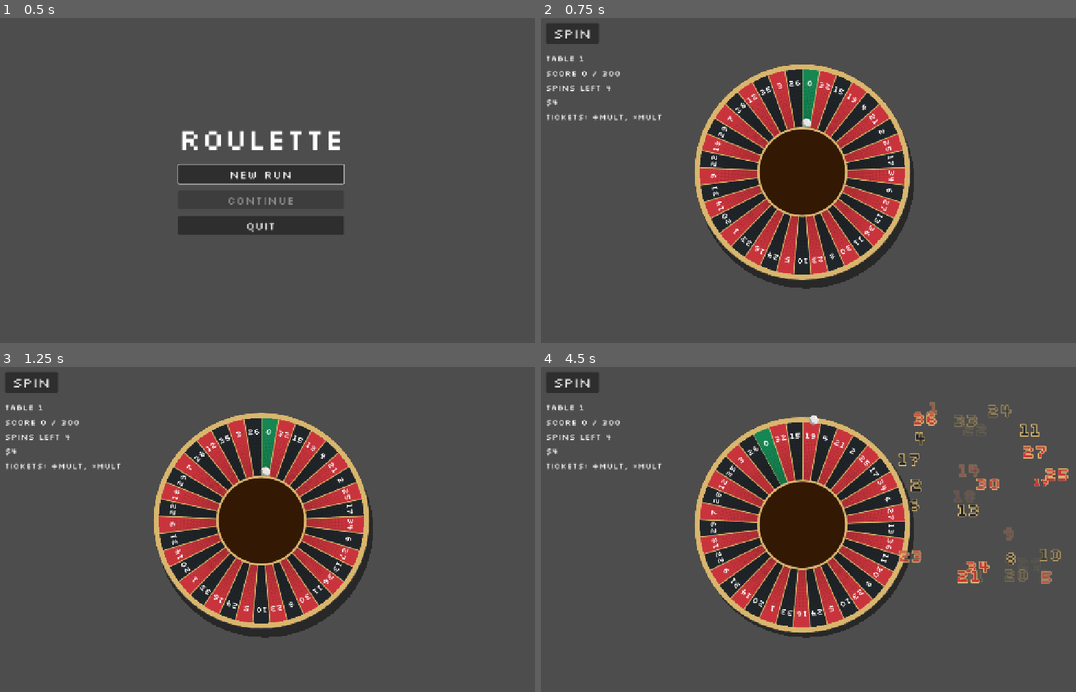
Above: before the commit, frames 1-4 (two rows, left to right).
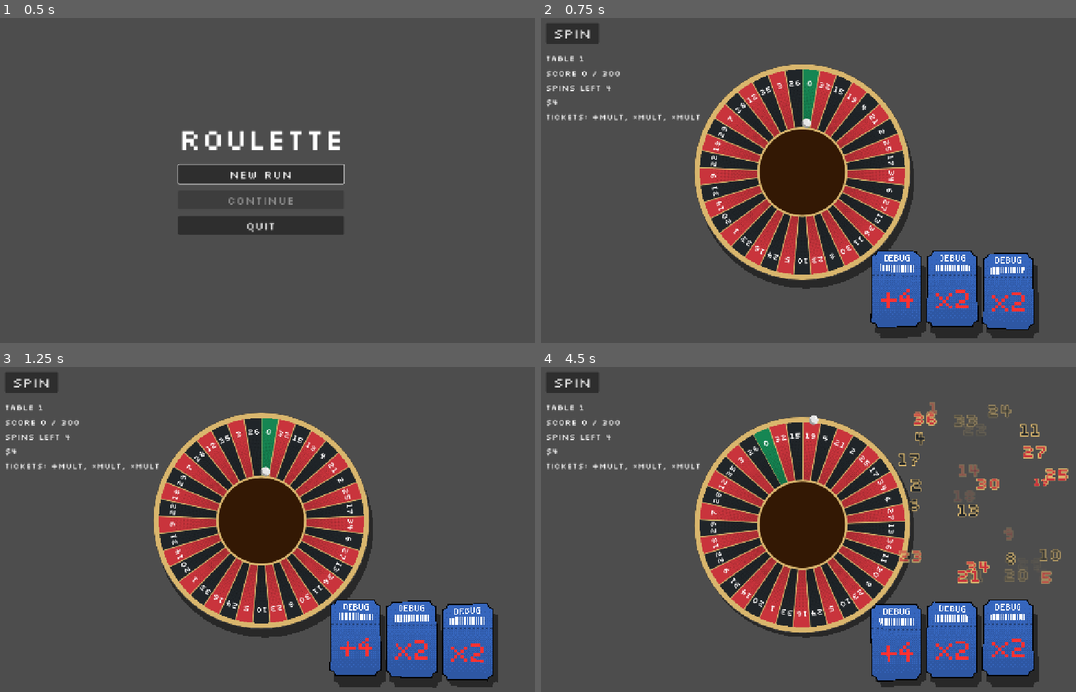
Above: after the commit, the same moments.

Repository: ross-ca/roulette-wheel
Game: Godot game, scene res://scenes/main_menu/main_menu.tscn
The game is run twice, just before and just after one commit, with the same random seed, the same clock (stepped at 60 frames per second) and the same inputs.
Inputs (mouse positions are in pixels of both pictures, inside the frame that each line leads up to):
- Up to frame 1 (0.5 s): no input
- Up to frame 2 (0.75 s): click "New run" at 0.5 s
- Up to frame 3 (1.25 s): no input
- Up to frame 4 (4.5 s): click "Spin" at 1.25 s; click "Spin" at 2 s; click "Spin" at 2.75 s; move the mouse to (920, 510) at 3.52 s; click (920, 510) at 3.67 s; drag from (690, 542) to (776, 594) at 4.27 s

Frame 1 is identical in both runs. In frame 2, 8.0% of the frame differs, in the area x 22-94%, y 29-99%; in frame 3, 7.9%; in frame 4, 7.9%.

Commit message:
Ticket database and ordering handling

Diff:
--- a/scenes/card/card.gd
+++ b/scenes/card/card.gd
@@ -1,6 +1,10 @@
+class_name Card
 extends TextureRect
 ## A card that tilts in 3D towards the cursor while hovered, using card_tilt.gdshader.
 ## Instance card.tscn and set `texture`; leave scale/position to the parent scene.
+
+## The ticket this card shows. The ticket owns the data; the card only displays it.
+var ticket: Ticket
 
 ## Tilt in degrees when the cursor is at the edge of the card.
 @export_range(0.0, 60.0, 0.5) var max_tilt: float = 6.0
@@ -11,13 +15,13 @@
 @export_range(1.0, 1.5, 0.01) var hover_scale: float = 1.06
 ## How quickly the scale springs to and from the hover scale (the spring's angular
 ## frequency, rad/s). Higher is snappier.
-@export var hover_scale_speed: float = 14.0
+@export var hover_scale_speed: float = 50.0
 ## Damping of that spring. Below 1 the scale overshoots and settles back, lower is bouncier;
 ## 1 or more settles with no overshoot.
-@export_range(0.05, 2.0, 0.01) var hover_scale_damping: float = 0.45
+@export_range(0.05, 2.0, 0.01) var hover_scale_damping: float = 0.3
 
 ## Played through the Audio autoload when the cursor enters the card. Leave empty for silence.
-@export var hover_sound: AudioStream = preload("res://assets/audio/sfx/bubble_pop.wav")
+@export var hover_sound: AudioStream = preload("res://assets/audio/sfx/paper_shuffle.wav")
 @export_range(-40.0, 6.0, 0.5) var hover_sound_volume_db: float = -8.0
 ## Each play is pitched randomly within this fraction of normal, so repeats don't sound identical.
 @export_range(0.0, 0.3, 0.005) var hover_sound_pitch_variance: float = 0.05
@@ -43,6 +47,13 @@
 var _hover_amount := 0.0 # sprung towards 1 while hovered; overshoots 0..1 when underdamped
 var _hover_velocity := 0.0
 var _tilt := Vector2.ZERO # (x_rot, y_rot) in degrees, as passed to the shader
+
+
+## Shows `new_ticket`. Call before the card enters the tree, or again to refresh after the
+## ticket's values change.
+func setup(new_ticket: Ticket) -> void:
+	ticket = new_ticket
+	texture = ticket.icon
 
 
 func _ready() -> void:
--- a/scenes/card_container/card_container.gd
+++ b/scenes/card_container/card_container.gd
@@ -1,4 +1,5 @@
 @tool
+class_name CardContainer
 extends Container
 ## Lays its children (cards) out in a horizontal row, accounting for each child's scale.
 ## Unlike HBoxContainer, which ignores scale, so scaled cards would overlap or leave gaps.
@@ -6,6 +7,8 @@
 
 ## Emitted after a drag ends with the cards in a different order than they started.
 signal order_changed
+
+const CARD_SCENE := preload("res://scenes/card/card.tscn")
 
 enum Alignment { BEGIN, CENTER, END }
 
@@ -43,6 +46,26 @@
 var _targets := {} # Control -> Vector2, the position its slot wants
 var _phase_index := {} # Control -> int, fixed when a card is first seen
 var _next_phase_index := 0
+
+
+## Replaces the cards with one per ticket, in order.
+func set_tickets(tickets: Array[Ticket]) -> void:
+	for child in get_children():
+		remove_child(child) # out of the tree now, so _cards() doesn't see it before it's freed
+		child.queue_free()
+	for ticket in tickets:
+		var card: Card = CARD_SCENE.instantiate()
+		card.setup(ticket)
+		add_child(card)
+
+
+## The tickets of the cards, in their current left-to-right order.
+func get_tickets() -> Array[Ticket]:
+	var tickets: Array[Ticket] = []
+	for card in _cards():
+		if card is Card:
+			tickets.append(card.ticket)
+	return tickets
 
 
 func _ready() -> void:
--- a/scenes/game/game.gd
+++ b/scenes/game/game.gd
@@ -3,6 +3,7 @@
 
 const SAVE_PATH := "user://run.tres"
 const STARTING_MONEY := 4
+const TICKET_DATABASE := preload("res://scenes/modifiers/ticket_database.tres")
 
 var run: RunState
 ## How the last run ended, for the main menu to show. Empty if no run has ended this session.
@@ -18,12 +19,7 @@
 	run.rng.seed = rng_seed
 	run.money = STARTING_MONEY
 	run.pockets = Pocket.european_layout()
-	# Starter tickets until the shop sells them. Swapping their order changes the score.
-	var plus_mult := AddMultTicket.new()
-	plus_mult.amount = 4.0
-	var times_mult := MultiplyMultTicket.new()
-	times_mult.factor = 2.0
-	run.tickets = [plus_mult, times_mult]
+	run.tickets = TICKET_DATABASE.create_starters()
 
 
 func has_save() -> bool:
--- a/scenes/modifiers/ticket.gd
+++ b/scenes/modifiers/ticket.gd
@@ -3,4 +3,12 @@
 ## Our version of jokers. The player holds them in `RunState.tickets`, and their order there is the
 ## order they trigger in.
 
+## Stable name used to look the ticket up in the TicketDatabase.
+@export var id: StringName = &""
 @export var price: int = 4
+
+
+## What the ticket does, with its current values filled in. Subclasses override this so the
+## numbers come from the same fields the hooks use.
+func get_description() -> String:
+	return ""
--- /dev/null
+++ b/scenes/modifiers/ticket_database.gd
@@ -0,0 +1,27 @@
+class_name TicketDatabase
+extends Resource
+## Every ticket the game knows about, and the ones a new run starts with. Edit
+## ticket_database.tres in the inspector: drag ticket .tres files into `tickets`, then into
+## `starter_tickets`. Entries are templates, so hand out copies with `create()`.
+
+## Every ticket that can appear in a run (shop stock, rewards, starters).
+@export var tickets: Array[Ticket] = []
+## What a new run starts with, in order (order is a mechanic).
+@export var starter_tickets: Array[Ticket] = []
+
+
+## A fresh copy of the ticket with this `id`, or null if there isn't one.
+func create(id: StringName) -> Ticket:
+	for ticket in tickets:
+		if ticket.id == id:
+			return ticket.duplicate(true)
+	push_error("No ticket with id '%s' in the ticket database." % id)
+	return null
+
+
+## Fresh copies of the starter tickets.
+func create_starters() -> Array[Ticket]:
+	var result: Array[Ticket] = []
+	for ticket in starter_tickets:
+		result.append(ticket.duplicate(true))
+	return result
--- /dev/null
+++ b/scenes/modifiers/ticket_database.tres
@@ -0,0 +1,11 @@
+[gd_resource type="Resource" script_class="TicketDatabase" format=3 uid="uid://bss7aauwaac28"]
+
+[ext_resource type="Script" uid="uid://d2oxrboyv3b7u" path="res://scenes/modifiers/ticket_database.gd" id="1_script"]
+[ext_resource type="Script" uid="uid://jfbvvk61rjco" path="res://scenes/modifiers/ticket.gd" id="2_3agre"]
+[ext_resource type="Resource" uid="uid://cvipe10c7kv5y" path="res://scenes/modifiers/tickets/plus_mult.tres" id="2_plus"]
+[ext_resource type="Resource" uid="uid://cb72fgm1hl5y" path="res://scenes/modifiers/tickets/times_mult.tres" id="3_times"]
+
+[resource]
+script = ExtResource("1_script")
+tickets = Array[ExtResource("2_3agre")]([ExtResource("2_plus"), ExtResource("3_times")])
+starter_tickets = Array[ExtResource("2_3agre")]([ExtResource("2_plus"), ExtResource("3_times"), ExtResource("3_times")])
--- a/scenes/modifiers/tickets/add_mult_ticket.gd
+++ b/scenes/modifiers/tickets/add_mult_ticket.gd
@@ -9,6 +9,10 @@
 	display_name = "+Mult"
 
 
+func get_description() -> String:
+	return "+%s mult" % amount
+
+
 func modify_score(_run: RunState, ctx: ScoreContext) -> void:
 	ctx.mult += amount
 	ctx.add_trace(self, "+%s mult" % amount)
--- a/scenes/modifiers/tickets/multiply_mult_ticket.gd
+++ b/scenes/modifiers/tickets/multiply_mult_ticket.gd
@@ -9,6 +9,10 @@
 	display_name = "×Mult"
 
 
+func get_description() -> String:
+	return "×%s mult" % factor
+
+
 func modify_score(_run: RunState, ctx: ScoreContext) -> void:
 	ctx.mult *= factor
 	ctx.add_trace(self, "×%s mult" % factor)
--- /dev/null
+++ b/scenes/modifiers/tickets/plus_mult.tres
@@ -0,0 +1,9 @@
+[gd_resource type="Resource" script_class="AddMultTicket" format=3 uid="uid://cvipe10c7kv5y"]
+
+[ext_resource type="Texture2D" uid="uid://cbsa1y5pxp5x7" path="res://assets/textures/tickets/plusMult.png" id="1_kwabw"]
+[ext_resource type="Script" uid="uid://cqtk00mv18xq6" path="res://scenes/modifiers/tickets/add_mult_ticket.gd" id="1_script"]
+
+[resource]
+script = ExtResource("1_script")
+display_name = "+Mult"
+icon = ExtResource("1_kwabw")
--- /dev/null
+++ b/scenes/modifiers/tickets/times_mult.tres
@@ -0,0 +1,9 @@
+[gd_resource type="Resource" script_class="MultiplyMultTicket" format=3 uid="uid://cb72fgm1hl5y"]
+
+[ext_resource type="Texture2D" uid="uid://8tpfayhkeaok" path="res://assets/textures/tickets/multiplyMult.png" id="1_nsrms"]
+[ext_resource type="Script" uid="uid://gc2ayvutf7y3" path="res://scenes/modifiers/tickets/multiply_mult_ticket.gd" id="1_script"]
+
+[resource]
+script = ExtResource("1_script")
+display_name = "×Mult"
+icon = ExtResource("1_nsrms")
--- a/scenes/play/play.gd
+++ b/scenes/play/play.gd
@@ -25,12 +25,20 @@
 
 @onready var _wheel := $SubViewport/RouletteWheel
 @onready var _hud := $HUD
+@onready var _cards: CardContainer = $CardContainer
 
 
 ## Called by the runner before the scene enters the tree.
 func setup(run: RunState, step: RunStep) -> void:
 	_run = run
 	_step = step
+
+
+# Dragging cards reorders the tickets, and ticket order is a mechanic.
+func _on_cards_order_changed() -> void:
+	_run.tickets = _cards.get_tickets()
+	Game.save_run()
+	_hud.show_round(_run, _step)
 
 
 func _ready() -> void:
@@ -52,6 +60,9 @@
 		_run.current_round.spins_left = Modifiers.spins_per_round(_run)
 		Modifiers.notify(_run, &"round_started", [_run.current_round])
 		Game.save_run()
+
+	_cards.set_tickets(_run.tickets)
+	_cards.order_changed.connect(_on_cards_order_changed)
 
 	_hud.show_round(_run, _step)
 	# A save made after the last spin resumes straight into the result.
--- a/scenes/play/play.tscn
+++ b/scenes/play/play.tscn
@@ -2,7 +2,7 @@
 
 [ext_resource type="Script" uid="uid://xa0eqgxh8kan" path="res://scenes/play/play.gd" id="1_h2yge"]
 [ext_resource type="PackedScene" uid="uid://chkvs2klsp6me" path="res://scenes/wheel/roulette_wheel.tscn" id="1_ig7tw"]
-[ext_resource type="Shader" uid="uid://bhnaj174ofi68" path="res://scenes/wheel/wheelShader.gdshader" id="2_0xm2m"]
+[ext_resource type="Shader" uid="uid://bhnaj174ofi68" path="res://scenes/wheel/wheel_shader.gdshader" id="2_0xm2m"]
 [ext_resource type="PackedScene" uid="uid://dfblr6s3i4487" path="res://scenes/hud/hud.tscn" id="2_1bvp3"]
 [ext_resource type="PackedScene" path="res://scenes/card_container/card_container.tscn" id="5_b1x3f"]
 
Renamed: assets/textures/beer.png -> assets/textures/tickets/beer.png
Not shown, changed: assets/textures/tickets/beer.png.import
Renamed: assets/textures/cherry.png -> assets/textures/tickets/cherry.png
Not shown, added: assets/textures/tickets/cherry.png.import
Renamed: assets/textures/cigarettes.png -> assets/textures/tickets/cigarettes.png
Not shown, changed: assets/textures/tickets/cigarettes.png.import
Renamed: assets/textures/membershipCard.png -> assets/textures/tickets/membershipCard.png
Not shown, added: assets/textures/tickets/membershipCard.png.import
Binary file added: assets/textures/tickets/multiplyMult.png
Not shown, changed: assets/textures/tickets/multiplyMult.png.import
Binary file added: assets/textures/tickets/plusMult.png
Not shown, changed: assets/textures/tickets/plusMult.png.import
(and 3 more such lines)
